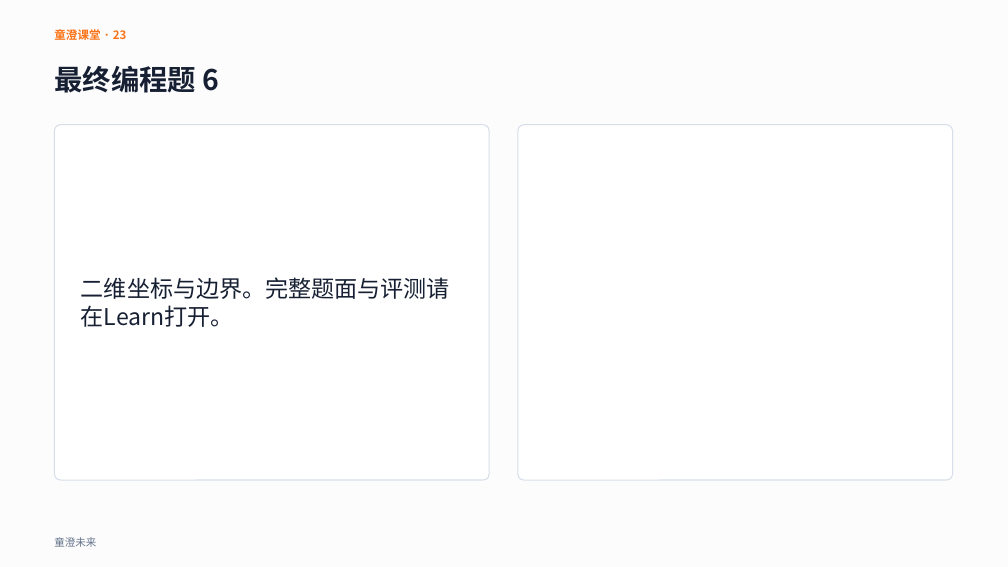
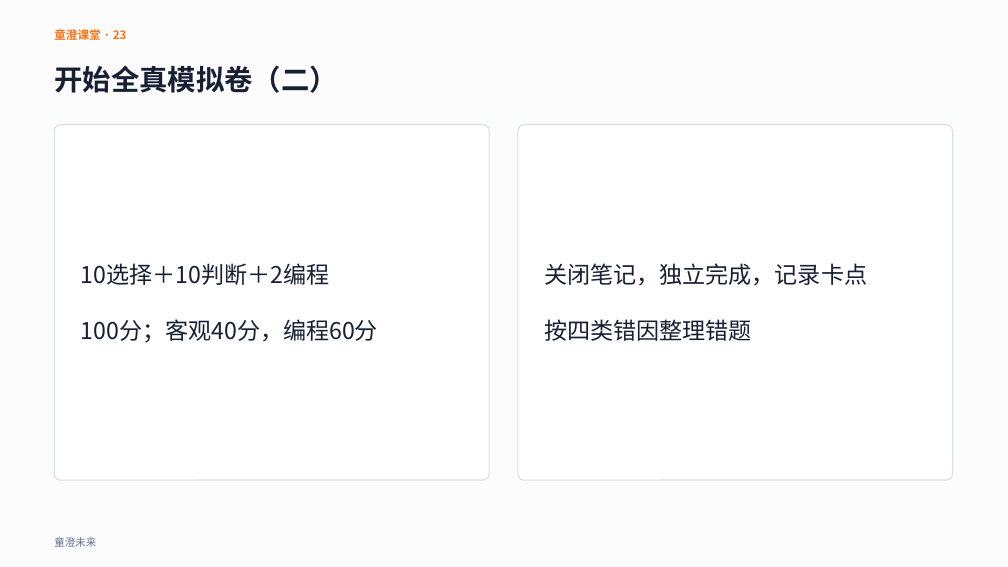
Before and after one commit to aotian/PilotDeck, a slide deck: slide 23 of workspaces/cie-cpp-level3/lesson-13/courseware.pptx. Drawn at 1008x567 pixels with LibreOffice and Linux fonts; fonts in the diff are those of the drawing. Boxes give left, top, right and bottom in pixels: in the first picture for what was removed or moved away, otherwise in the second. Text is boxed around its words. In the diff, an @@ line names an element or a change of style, - is before the commit and + after.

```diff
--- a/workspaces/cie-cpp-level3/lesson-13/courseware.pptx
+++ b/workspaces/cie-cpp-level3/lesson-13/courseware.pptx
@@ text at <box>54,65,338,93</box>: text changed @@
-最终编程题 6
+开始全真模拟卷（二）
@@ text at <box>81,263,378,343</box>: text changed @@
-二维坐标与边界。完整题面与评测请在Learn打开。
+10选择＋10判断＋2编程
+100分；客观40分，编程60分
@@ text added at <box>544,263,867,341</box>, 22 pt, text #172033 @@
+关闭笔记，独立完成，记录卡点
+按四类错因整理错题
```
Also in this commit, not shown: 11 other slides changed, 18 slides added, 13 slides removed, 26 other files.
